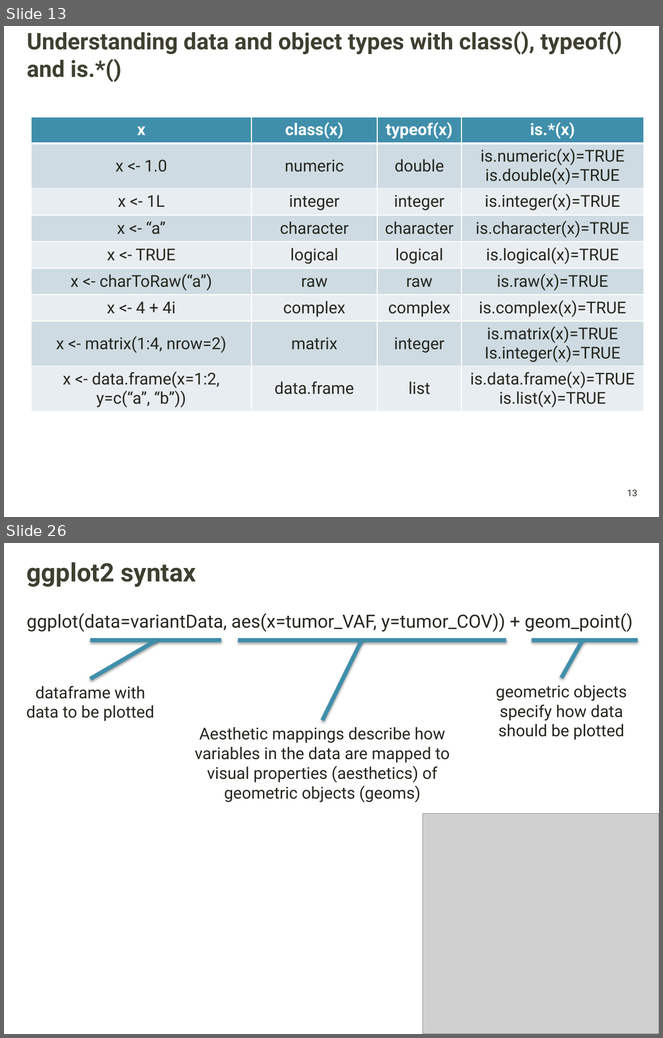
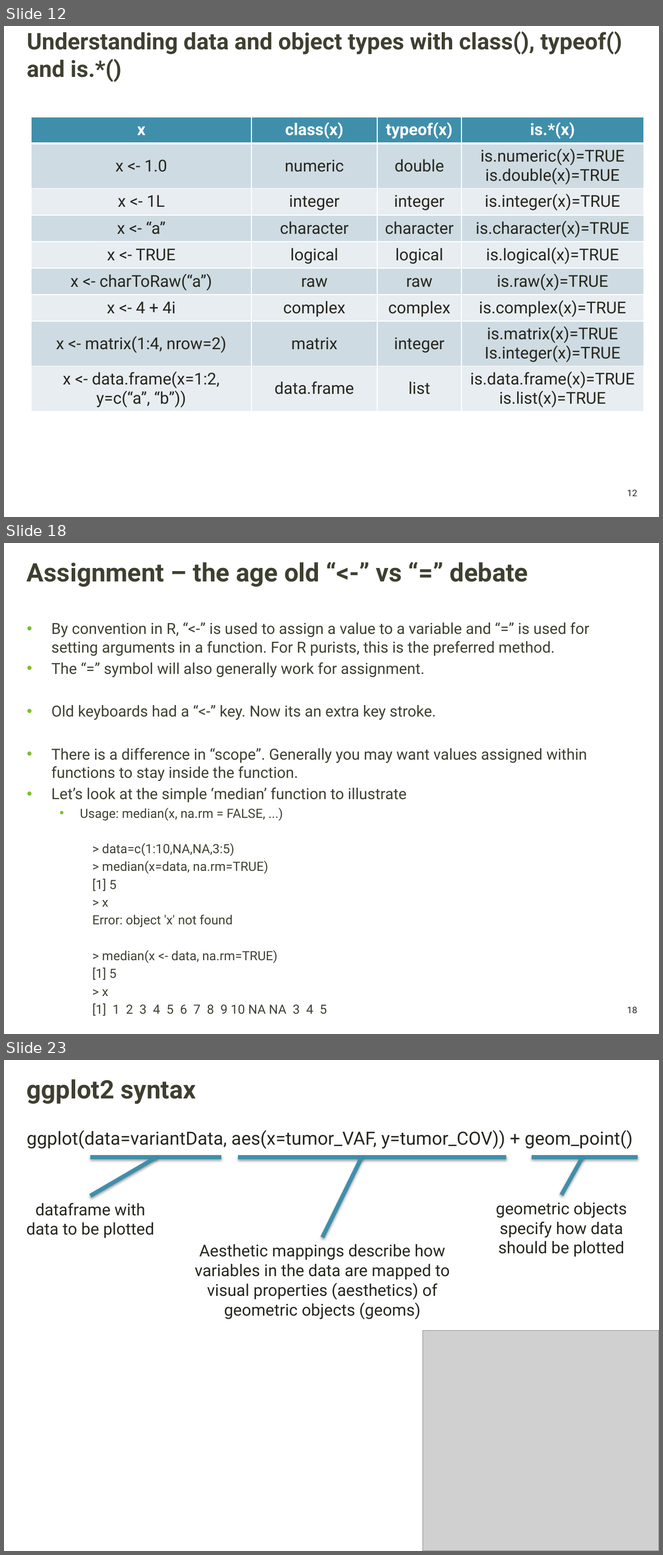
Before and after one commit to griffithlab/gen-viz-lectures, a slide deck: GenViz_Module2_Lecture.pptx. Shown one above the other, each under a label of ours: slides 13 and 26 before the commit, slides 12, 18 and 23 after it; the slides between them are not shown. The pictures are 663x1038 and 663x1555 pixels, drawn with LibreOffice and Linux fonts; fonts in the diff are those of the drawing; grey boxes stand for pictures; background and template pictures are left out. Boxes give left, top, right and bottom in pixels: in the first picture for what was removed or moved away, otherwise in the second. Text is boxed around its words. In the diff, an @@ line names an element or a change of style, - is before the commit and + after.

```diff
--- a/GenViz_Module2_Lecture.pptx
+++ b/GenViz_Module2_Lecture.pptx
@@ slide 18 added at <box>4,543,659,1034</box>, background picture (left out); not listed: 1 template element that a slide beside it also shows @@
@@ title added at <box>27,562,528,587</box>, 28 pt, text #3F3F32, bold @@
+Assignment – the age old “<-” vs “=” debate
@@ text added at <box>51,622,590,1016</box>, 16.8 pt, text #3F3F32 @@
+• By convention in R, “<-” is used to assign a value to a variable and “=” is used for setting arguments in a function. For R purists, this is the preferred method.
+• The “=” symbol will also generally work for assignment.
+• Old keyboards had a “<-” key. Now its an extra key stroke.
+• There is a difference in “scope”. Generally you may want values assigned within functions to stay inside the function.
+• Let’s look at the simple ‘median’ function to illustrate
+  • Usage: median(x, na.rm = FALSE, ...)
+  > data=c(1:10,NA,NA,3:5)
+  > median(x=data, na.rm=TRUE)
+  [1] 5
+  > x
+  Error: object 'x' not found
+  > median(x <- data, na.rm=TRUE)
+  [1] 5
+  > x
+  [1] 1 2 3 4 5 6 7 8 9 10 NA NA 3 4 5
@@ what was slide 13 is now slide 12 @@
@@ page number at <box>627,490,638,497</box>: text changed @@
-13
+12
@@ what was slide 26 is now slide 23 @@
```
Also in this commit, not shown: 9 slides changed, 8 other slides added, 11 slides removed, 2 other files.
